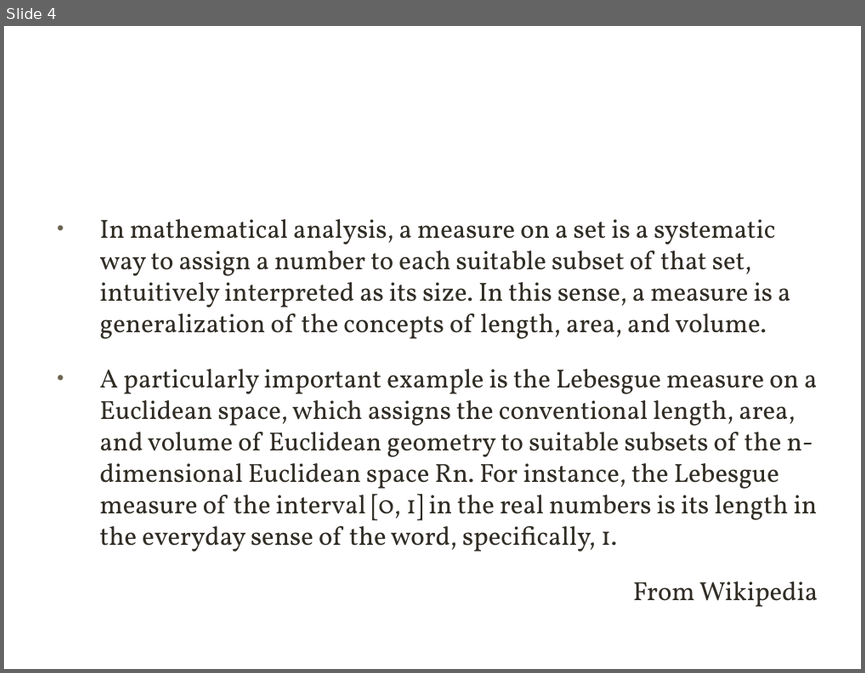
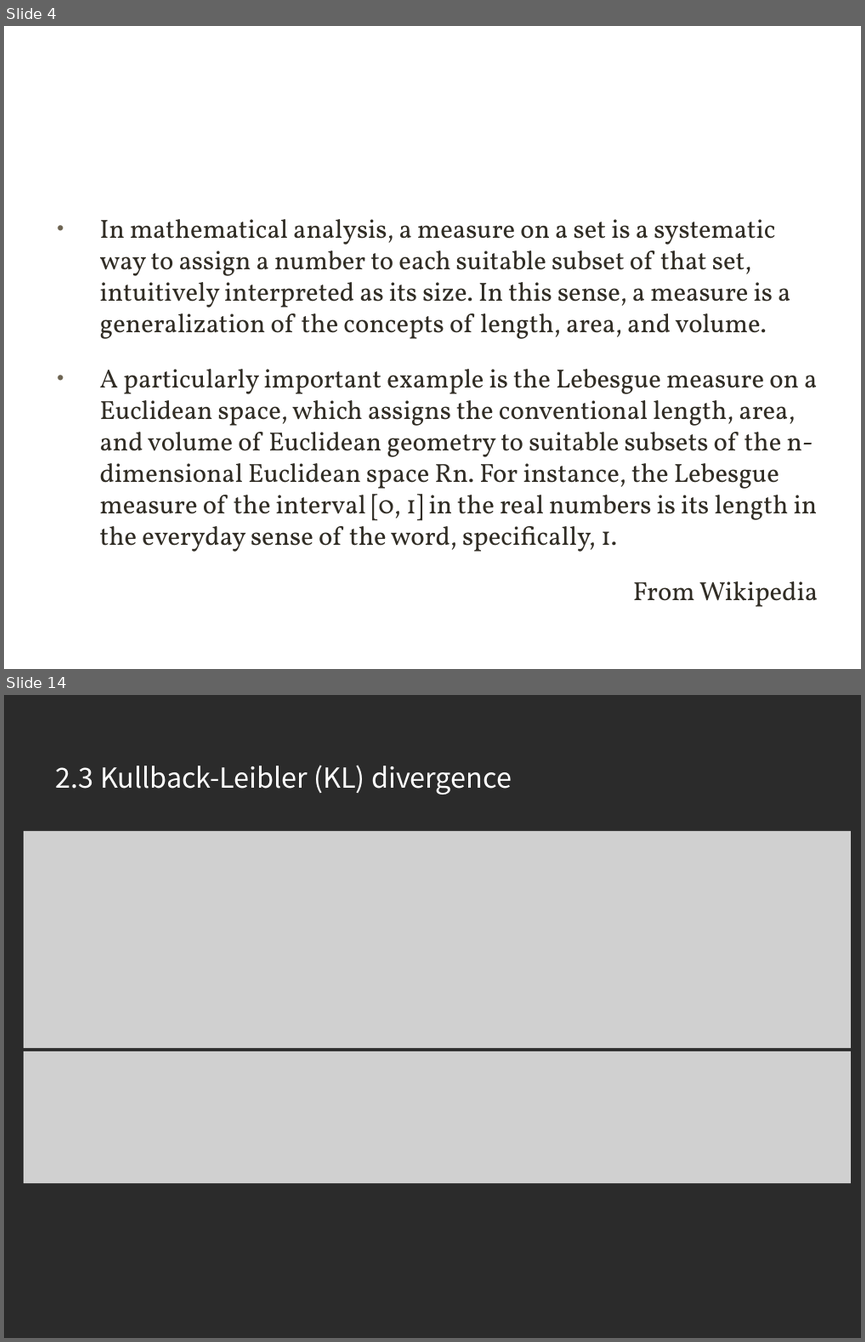
Before and after one commit to xuqinkun/Report, a slide deck: 深度学习-3.12-3.14.pptx. Shown one above the other, each under a label of ours: slide 4 before the commit, slides 4 and 14 after it; the slides between them are not shown. The pictures are 865x673 and 865x1342 pixels, drawn with LibreOffice and Linux fonts; fonts in the diff are those of the drawing; grey boxes stand for pictures; background and template pictures are left out; a plain dark background stands for a picture behind light text. Boxes give left, top, right and bottom in pixels: in the first picture for what was removed or moved away, otherwise in the second. Text is boxed around its words. In the diff, an @@ line names an element or a change of style, - is before the commit and + after.

```diff
--- a/深度学习-3.12-3.14.pptx
+++ b/深度学习-3.12-3.14.pptx
@@ slide 14 added at (4,695,861,1338), background picture (left out) @@
@@ title added at (56,765,511,794), 40 pt, text #FFFFFF @@
+2.3 Kullback-Leibler (KL) divergence
@@ picture added at (24,831,851,1048) @@
@@ picture added at (24,1051,851,1184) @@
```
Also in this commit, not shown: 4 slides changed, 9 other slides added.
